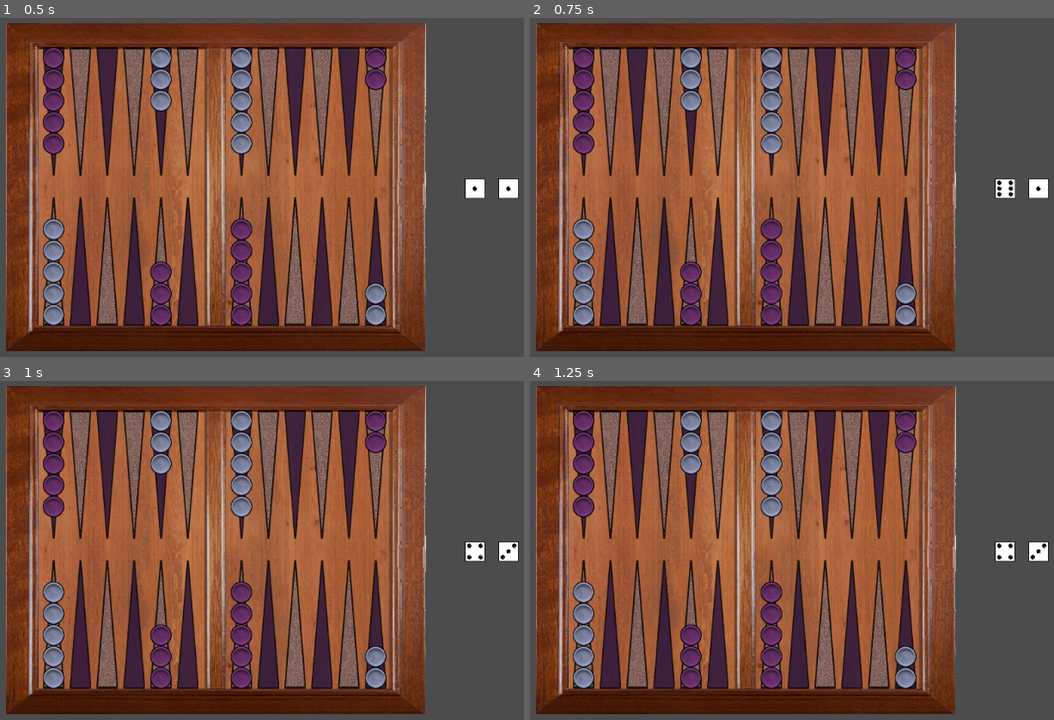
Above: before the commit, frames 1-4 (two rows, left to right).
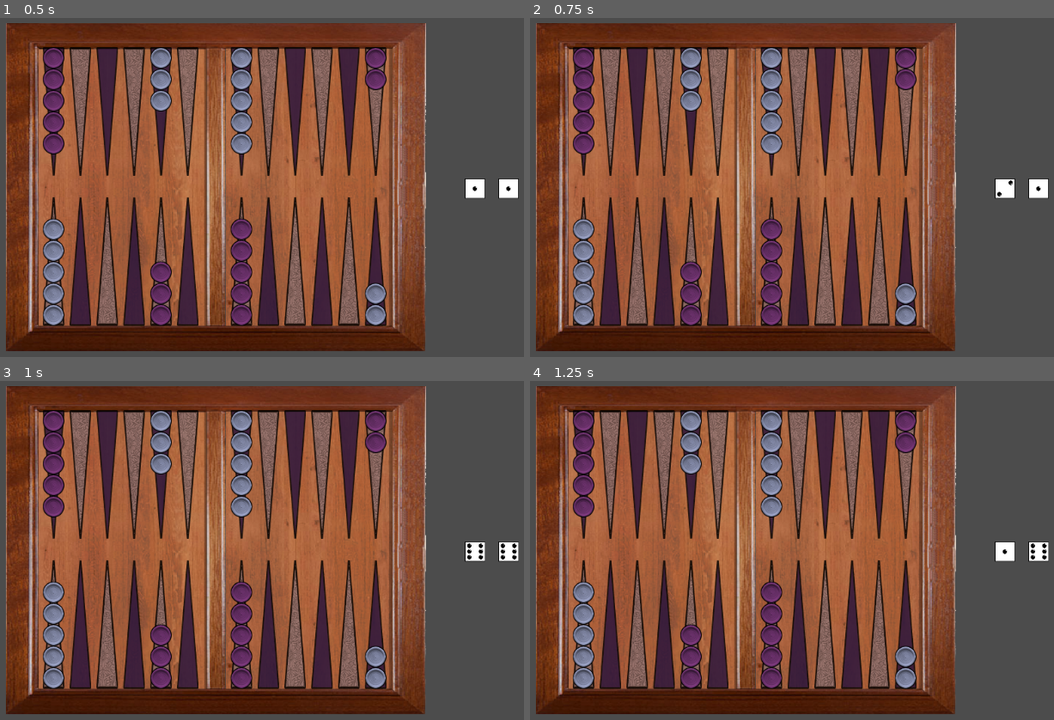
Above: after the commit, the same moments.

Repository: 2BytesGoat/godot-backgammon
Game: Godot game, scene res://Main.tscn
Two runs of this game, one before a commit and one after it. Both use one fixed random seed, a clock stepped at 60 frames per second and the inputs below.
Inputs (mouse positions are in pixels of both pictures, inside the frame that each line leads up to):
- Up to frame 1 (0.5 s): no input
- Up to frame 2 (0.75 s): tap Enter at 0.5 s; move the mouse to (1022, 187) at 0.52 s; press the mouse at (1022, 187) at 0.53 s
- Up to frame 3 (1 s): no input
- Up to frame 4 (1.25 s): no input

Frame 1 is identical in both runs. In frame 2, less than 0.1% of the frame differs, in the area x 89-93%, y 47-54%; in frame 3, 0.1%; in frame 4, 0.1%, in the area x 89-100%, y 47-54%.

Commit message:
Updated logic for placing pieces

Diff:
--- a/godot3/Board.gd
+++ b/godot3/Board.gd
@@ -1,15 +1,51 @@
 extends Node2D
 
-var CHECKERS_FORMATION = []
-onready var checkers_spaces = get_node("Checkers")
+var board = {}
 
-onready var player_1_tile = checkers_spaces.tile_set.find_tile_by_name("player_1")
-onready var player_2_tile = checkers_spaces.tile_set.find_tile_by_name("player_2")
+onready var checkers_tilemap = get_node("Checkers")
+
+onready var checker_tiles = [
+	checkers_tilemap.tile_set.find_tile_by_name("player_1"),
+	checkers_tilemap.tile_set.find_tile_by_name("player_2")
+]
 
 func _ready():
-	add_checkers(GameMeta.meta['player_1_init'], player_1_tile)
-	add_checkers(GameMeta.meta['player_2_init'], player_2_tile)
+	print(checkers_tilemap.get_used_cells())
+	_init_board_space()
+	add_checkers(GameMeta.meta["player_1_init"], 0)
+	add_checkers(GameMeta.meta["player_2_init"], 1)
 
-func add_checkers(positions: Array, tile: int):
-	for pos in positions:
-		checkers_spaces.set_cell(pos[0], pos[1], tile)
+func _init_board_space():
+	var total_columns = GameMeta.meta["board_info"]["total_columns"]
+	for col_idx in range(total_columns):
+		board[col_idx] = {0: 0, 1: 0}
+
+func add_checkers(groups: Array, tile_idx: int):
+	for group in groups:
+		var col_idx = int(group[0])
+		var checker_count = int(group[1])
+		board[col_idx][tile_idx] = checker_count
+		for row_idx in range(checker_count):
+			place_piece_on_board(col_idx, row_idx, tile_idx)
+
+func place_piece_on_board(col_idx, row_idx, tile_idx):
+	var cols_per_sector = int(GameMeta.meta["board_info"]["columns_per_sector"])
+	var sector_idx = ceil(col_idx / cols_per_sector)
+
+	var step_x = GameMeta.meta["board_info"]["step_x"]
+	var step_y = GameMeta.meta["board_info"]["step_y"]
+	var sector_info = GameMeta.meta["sector_" + str(sector_idx)]
+
+	var direction_x = sector_info["direction_x"]
+	var direction_y = sector_info["direction_y"]
+	var sector_corners = sector_info["corners"]
+
+	var x_pos = sector_corners[0][0] + (col_idx % cols_per_sector) * step_x * direction_x
+	var y_pos = sector_corners[0][1] + row_idx * step_y * direction_y
+
+	if sector_idx in [0, 1] and (x_pos < sector_corners[1][0] or y_pos < sector_corners[1][1]):
+		return
+	elif sector_idx in [2, 3] and (x_pos > sector_corners[1][0] or y_pos > sector_corners[1][1]):
+		return
+	var tile = checker_tiles[tile_idx]
+	checkers_tilemap.set_cell(x_pos, y_pos, tile)
--- a/godot3/Board.tscn
+++ b/godot3/Board.tscn
@@ -28,8 +28,8 @@
 tile_data = PoolIntArray( 65536, 3, 0, 65538, 1, 0, 65540, 3, 0, 65542, 1, 0, 65544, 3, 0, 65546, 1, 0, 65550, 3, 0, 65 …(231 unchanged characters)…
 
 [node name="Checkers" type="TileMap" parent="."]
-position = Vector2( 6, 32 )
+position = Vector2( -4, 32 )
 tile_set = ExtResource( 1 )
-cell_size = Vector2( 20, 32 )
+cell_size = Vector2( 40, 32 )
 centered_textures = true
 format = 1
--- a/godot3/Dice.gd
+++ b/godot3/Dice.gd
@@ -1,17 +1,26 @@
 extends Node2D
 
-onready var dice = [
-	get_node("Die1"),
-	get_node("Die2")
-]
+onready var dice_rollbox = get_node("DiceRollbox")
+
+var dice_objects = []
+var dice_value = []
+
+signal dice_done_rolling
+
+func _ready():
+	for child in get_children():
+		if 'Die' in child.name: dice_objects.append(child)
+
+	for die in dice_objects:
+		die.connect("done_rolling", self, "_on_Die_done_rolling")
 
 func _on_DiceRollbox_input_event(viewport, event, shape_idx):
 	if Input.is_action_pressed("left_click"):
-		for die in dice:
+		dice_rollbox.input_pickable = false
+		for die in dice_objects:
 			die.roll_die()
 
-func get_values():
-	var values = []
-	for die in dice:
-		values.append(die.get_value())
-	return values
+func _on_Die_done_rolling(val):
+	dice_value.append(val)
+	if len(dice_value) == len(dice_objects):
+		emit_signal("dice_done_rolling")
--- a/godot3/Die.gd
+++ b/godot3/Die.gd
@@ -1,14 +1,20 @@
 extends Node2D
+
+const MIN_ROLLS = 5
+const MAX_ROLLS = 10
 
 onready var die_sprite = get_node("DieSprite")
 onready var timer = get_node("Timer")
 onready var max_die_faces = die_sprite.hframes
 
+signal done_rolling
+
 func roll_die():
-	for _i in range(5):
+	for _i in range(max(MIN_ROLLS, randi() % MAX_ROLLS)):
 		die_sprite.frame = randi() % max_die_faces
 		timer.start()
 		yield(timer, "timeout")
+	emit_signal("done_rolling", die_sprite.frame + 1)
 
 func get_value():
 	return die_sprite.frame + 1
--- /dev/null
+++ b/godot3/Main.gd
@@ -0,0 +1,6 @@
+extends Node2D
+
+onready var dice = get_node("Dice")
+
+func _on_Dice_dice_done_rolling():
+	print(dice.dice_value)
--- a/godot3/Main.tscn
+++ b/godot3/Main.tscn
@@ -1,13 +1,15 @@
-[gd_scene load_steps=5 format=2]
+[gd_scene load_steps=6 format=2]
 
 [ext_resource path="res://Board.tscn" type="PackedScene" id=1]
 [ext_resource path="res://Die.tscn" type="PackedScene" id=2]
 [ext_resource path="res://Dice.gd" type="Script" id=3]
+[ext_resource path="res://Main.gd" type="Script" id=4]
 
 [sub_resource type="RectangleShape2D" id=1]
 extents = Vector2( 39, 14.5 )
 
 [node name="Main" type="Node2D"]
+script = ExtResource( 4 )
 
 [node name="Board" parent="." instance=ExtResource( 1 )]
 
@@ -27,4 +29,5 @@
 [node name="Die2" parent="Dice" instance=ExtResource( 2 )]
 position = Vector2( 25, 0 )
 
+[connection signal="dice_done_rolling" from="Dice" to="." method="_on_Dice_dice_done_rolling"]
 [connection signal="input_event" from="Dice/DiceRollbox" to="Dice" method="_on_DiceRollbox_input_event"]
--- a/godot3/static/game_meta.json
+++ b/godot3/static/game_meta.json
@@ -1,22 +1,35 @@
 {
 	"player_1_init": [
-		[24, 12], [24, 11], [0, 12], [0, 11], [0, 10],
-		[0, 9], [0, 8], [8, 0],  [8, 1],  [8, 2],
-		[14, 0], [14, 1], [14, 2], [14, 3], [14, 4]
+	  [0, 2], [11, 5], [16, 3], [18, 5]
 	],
 	"player_2_init": [
-		[0, 0], [24, 0], [0, 1], [24, 1], [0, 2],
-		[0, 3], [0, 4], [14, 8], [14, 9], [8, 10],
-		[14, 10], [8, 11], [14, 11], [8, 12], [14, 12]
+	  [5, 5], [7, 3], [12, 5], [23, 2]
 	],
 	"board_info": {
-		"x_max": 24,
-		"y_max": 5,
-		"x_step": 2,
-		"y_step": 1,
-		"sector_0": [[24, 12], [14, 8]],
-		"sector_1": [[10, 12], [0, 8]],
-		"sector_2": [[0, 0], [10, 4]],
-		"sector_3": [[14, 0], [24, 4]]
-	}
+		"total_columns": 24,
+		"columns_per_sector": 6,
+		"rows_per_column": 5,
+		"step_x": 1,
+		"step_y": 1,
+	},
+	"sector_0": {
+			"corners": [[12, 12], [7, 8]],
+			"direction_x": -1,
+			"direction_y": -1
+	},
+	"sector_1": {
+			"corners": [[5, 12], [0, 8]],
+			"direction_x": -1,
+			"direction_y": -1
+	},
+	"sector_2": {
+			"corners": [[0, 0], [5, 4]],
+			"direction_x": 1,
+			"direction_y": 1
+	},
+	"sector_3": {
+			"corners": [[7, 0], [12, 4]],
+			"direction_x": 1,
+			"direction_y": 1
+	},
 }
Not shown, changed: README.md
